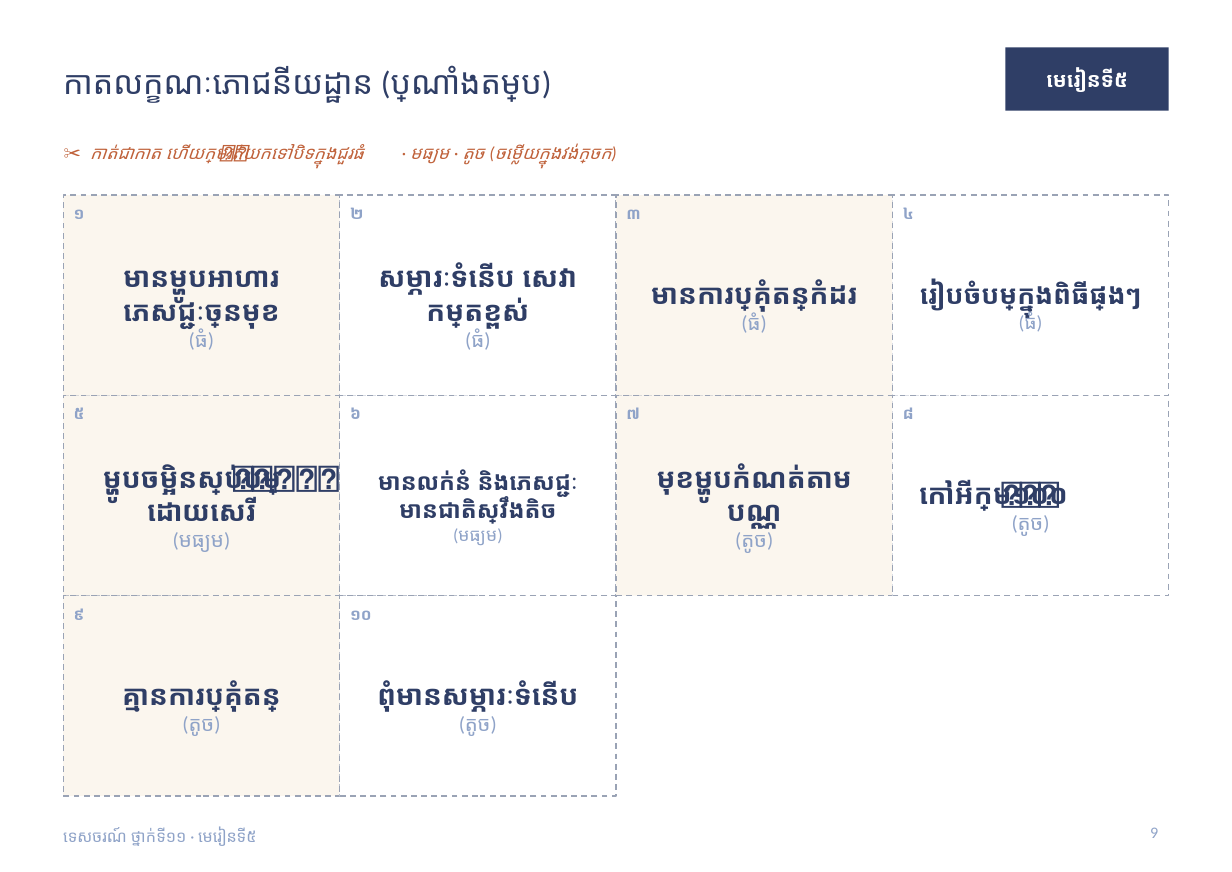
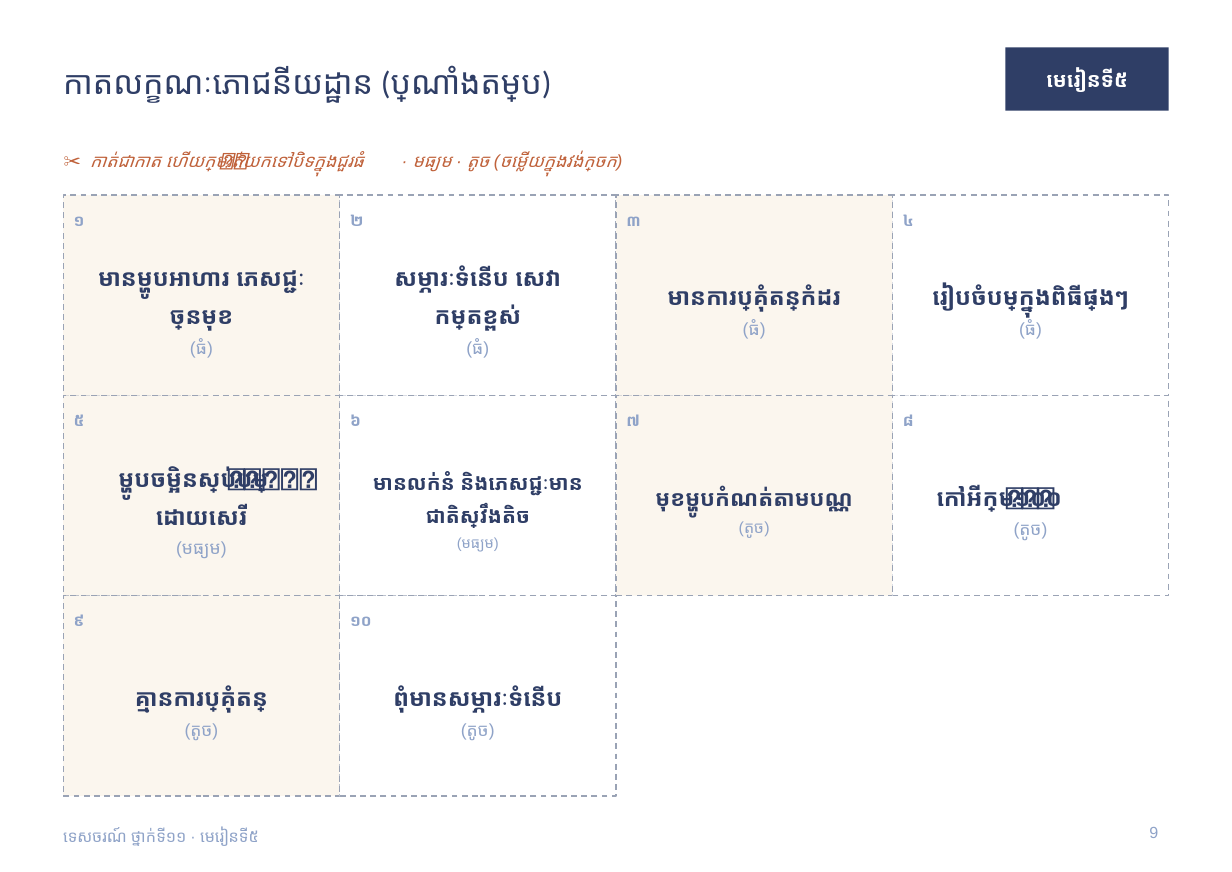
Before and after one commit to khgeo/tourism11, a slide deck: slide 9 of plan/slides/tourism11-lesson-05.pptx. Drawn at 1232x872 pixels with LibreOffice and Linux fonts; fonts in the diff are those of the drawing. Boxes give left, top, right and bottom in pixels: in the first picture for what was removed or moved away, otherwise in the second. Text is boxed around its words. In the diff, an @@ line names an element or a change of style, - is before the commit and + after.

```diff
--- a/plan/slides/tourism11-lesson-05.pptx
+++ b/plan/slides/tourism11-lesson-05.pptx
@@ text "មានម្ហូបអាហារ ភេសជ្ជៈច្រើនមុខ" at (98, 270, 304, 358): size 19 to 16 pt in "មានម្ហូបអាហារ ភេសជ្ជៈច្រើនមុខ"; font Calibri to Arial; size 14 to 12 pt in "(ធំ)"; line spacing 1 to 1.35 @@
@@ text "សម្ភារៈទំនើប សេវាកម្រិតខ្ពស់" at (394, 265, 561, 358): size 19 to 16 pt in "សម្ភារៈទំនើប សេវាកម្រិតខ្ពស់"; font Calibri to Arial; size 14 to 12 pt in "(ធំ)"; line spacing 1 to 1.35 @@
@@ text "មានការប្រគុំតន្ត្រីកំដរ" at (667, 284, 841, 339): size 19 to 16 pt in "មានការប្រគុំតន្ត្រីកំដរ"; font Calibri to Arial; size 14 to 12 pt in "(ធំ)"; line spacing 1 to 1.35 @@
@@ text "រៀបចំបម្រើក្នុងពិធីផ្សេងៗ" at (932, 284, 1128, 339): size 18 to 16 pt in "រៀបចំបម្រើក្នុងពិធីផ្សេងៗ"; font Calibri to Arial; size 13 to 12 pt in "(ធំ)"; line spacing 1 to 1.35 @@
@@ text "ម្ហូបចម្អិនស្រាប់ បម្រើដោយសេរី" at (118, 466, 318, 558): size 19 to 16 pt in "ម្ហូបចម្អិនស្រាប់ បម្រើដោយសេរី"; font Calibri to Arial; size 14 to 12 pt in "(មធ្យម)"; line spacing 1 to 1.35 @@
@@ text "មានលក់នំ និងភេសជ្ជៈមានជាតិស្រវឹងតិច" at (373, 471, 582, 551): size 16 to 14 pt in "មានលក់នំ និងភេសជ្ជៈមានជាតិស្រវឹងតិច"; font Calibri to Arial; size 12 to 10 pt in "(មធ្យម)"; line spacing 1 to 1.35 @@
@@ text "មុខម្ហូបកំណត់តាមបណ្ណ" at (655, 486, 852, 537): size 19 to 15 pt in "មុខម្ហូបកំណត់តាមបណ្ណ"; font Calibri to Arial; size 14 to 11 pt in "(តូច)"; line spacing 1 to 1.35 @@
@@ text "កៅអីក្រោម ១០០" at (937, 485, 1062, 540): size 19 to 16 pt in "កៅអីក្រោម ១០០"; font Calibri to Arial; size 14 to 12 pt in "(តូច)"; line spacing 1 to 1.35 @@
@@ text "គ្មានការប្រគុំតន្ត្រី" at (135, 685, 268, 740): size 19 to 16 pt in "គ្មានការប្រគុំតន្ត្រី"; font Calibri to Arial; size 14 to 12 pt in "(តូច)"; line spacing 1 to 1.35 @@
@@ font Calibri to Arial; line spacing 1 to 1.35 in 11 elements at (90, 150, 617, 172), (74, 216, 85, 226), (350, 214, 363, 226), (626, 216, 640, 226), (903, 214, 914, 226), (74, 414, 85, 426), (350, 414, 361, 426), (626, 414, 640, 426), (903, 414, 914, 426), (74, 614, 85, 626), (350, 616, 372, 626) @@
@@ text "ពុំមានសម្ភារៈទំនើប" at (393, 685, 562, 740): size 19 to 16 pt in "ពុំមានសម្ភារៈទំនើប"; font Calibri to Arial; size 14 to 12 pt in "(តូច)"; line spacing 1 to 1.35 @@
@@ text "ទេសចរណ៍ ថ្នាក់ទី១១ · មេរៀនទី៥" at (63, 827, 259, 846): font Calibri to Arial @@
@@ page number at (1149, 827, 1158, 838): font Calibri to Arial @@
```
Also in this commit, not shown: 12 other slides changed, 23 other files.
